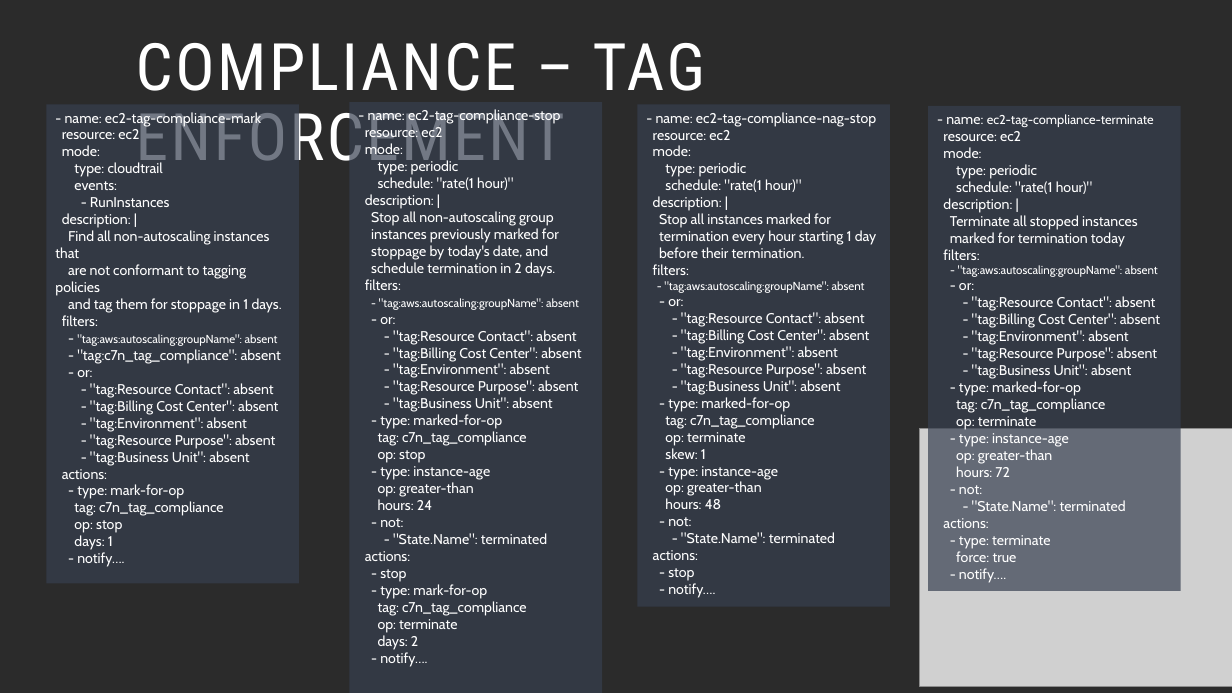
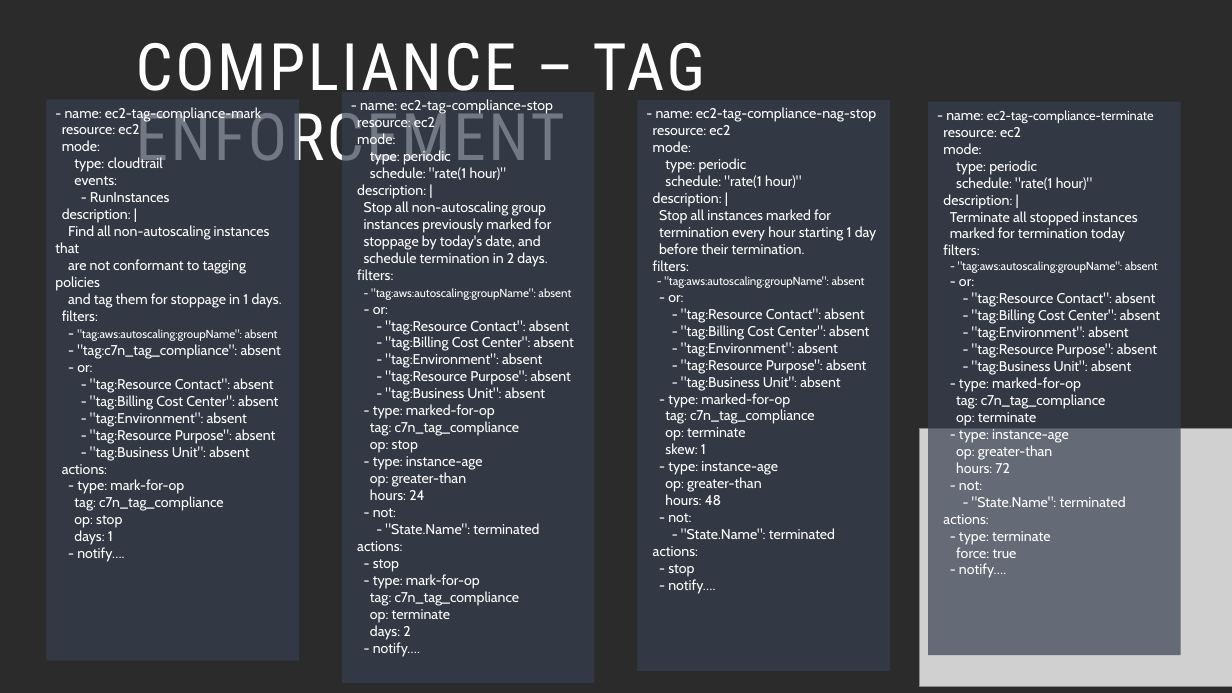
Before and after one commit to jtroberts83/Cloud-Custodian, a slide deck: slide 14 of PowerPoint-Presentation/Shareable-Cloud-Custodian-PowerPoint.pptx (slide 13 before the commit). Drawn at 1232x693 pixels with LibreOffice and Linux fonts; fonts in the diff are those of the drawing; grey boxes stand for pictures; background and template pictures are left out; a plain dark background stands for a picture behind light text. Boxes give left, top, right and bottom in pixels: in the first picture for what was removed or moved away, otherwise in the second. Text is boxed around its words. In the diff, an @@ line names an element or a change of style, - is before the commit and + after.

```diff
--- a/PowerPoint-Presentation/Shareable-Cloud-Custodian-PowerPoint.pptx
+++ b/PowerPoint-Presentation/Shareable-Cloud-Custodian-PowerPoint.pptx
@@ rectangle "- name: ec2-tag-compliance-mark": place and size @@
-rectangle "- name: ec2-tag-compliance-mark" at box(46, 104, 299, 583)
+rectangle "- name: ec2-tag-compliance-mark" at box(46, 100, 299, 662)
@@ rectangle "- name: ec2-tag-compliance-stop": place and size @@
-rectangle "- name: ec2-tag-compliance-stop" at box(349, 102, 602, 693)
+rectangle "- name: ec2-tag-compliance-stop" at box(342, 92, 594, 684)
@@ rectangle "- name: ec2-tag-compliance-nag-stop": place and size @@
-rectangle "- name: ec2-tag-compliance-nag-stop" at box(638, 104, 890, 607)
+rectangle "- name: ec2-tag-compliance-nag-stop" at box(638, 100, 890, 671)
@@ rectangle "- name: ec2-tag-compliance-terminate": place and size @@
-rectangle "- name: ec2-tag-compliance-terminate" at box(928, 106, 1180, 592)
+rectangle "- name: ec2-tag-compliance-terminate" at box(928, 102, 1180, 655)
```
Also in this commit, not shown: 4 other slides changed, 1 slide added.
